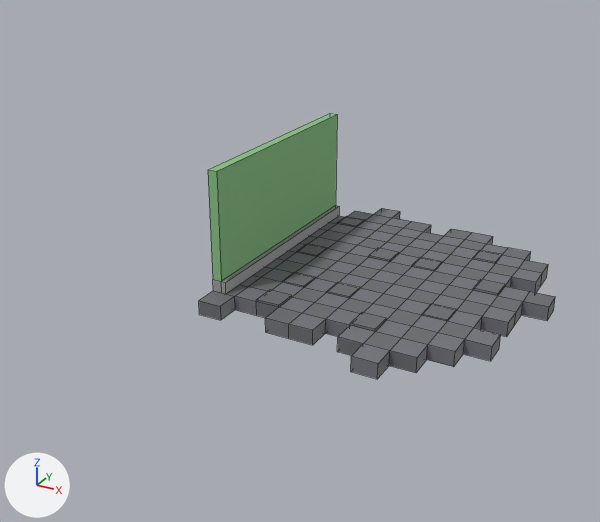
Renders of the FBX model Assets/Background.fbx from each side of a commit.
Rendered twice from a 50 mm camera at (12.4, -29.4, 14.3) aimed at (-2.2, -2.9, 1.1). Arrows for +X, +Y and +Z are at lower left; the lights stay in place. Mesh edges are drawn as thin lines. Where no turn or scale is listed for an object, it has been applied to the vertices.
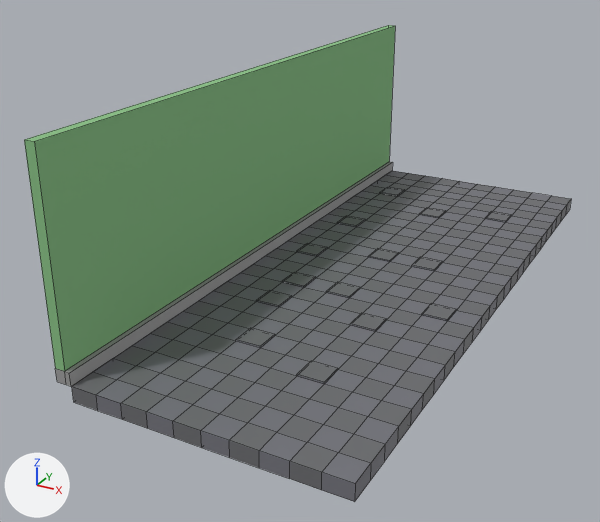
The change in detail:
me_cube_001 has 16 vertices, 14 faces and spans x -1.0..2.0, y -1.0..1.0, z -1.0..1.0.
me_cube_001 is used by ob_cube_001; location (-4.8, 0.0, 2.5); scale (0.2, 5.0, 2.5).
Before the commit, vertices of me_cube_001: 1 (-1.0, -1.0, 1.0) at pixel (207, 169), 3 (-1.0, 1.0, 1.0) at pixel (329, 113), 5 (1.0, -1.0, 1.0) at pixel (216, 171), 7 (1.0, 1.0, 1.0) at pixel (337, 114).
Part 1, on me_cube_001:
Vertices 1, 3, 5, 7 of me_cube_001 move by (0.0, 0.0, 1.2).
Mesh me_cube_003 is new.
It has 650 vertices, 648 faces and spans x -5.0..5.0, y -13.0..13.0, z -0.3..0.4.
Faces by material slot: [478, 170].
It uses material mat_leightcell (grey #74747d).
It uses material mat_darkcell (grey #6c6c70).
Object 'Cube.001' (ob_cube_001) moves from (-4.8, 0.0, 2.5) to (-5.4, 0.0, 2.5).
Object 'Cube.001' (ob_cube_001) is rescaled from (0.2, 5.0, 2.5) to (0.2, 13.0, 2.5).
Object 'Cube' (ob_cube) is deleted.
Object 'Cube.002' (ob_cube_002) is new; it shows me_cube_003.
Its location is (0.0, 0.0, -0.3).

Boxes (x1, y1, x2, y2) around the edits, measured in the pictures (600 x 522 px; the box of a moved part takes in the faces that stretch with it):
'Cube.002', added
    after: (72, 171, 571, 502)
    faces in mat_leightcell (grey #74747d): (93, 171, 566, 502)
    faces in mat_darkcell (grey #6c6c70): (72, 173, 571, 490)
'Cube.001', reshaped, moved, rescaled (182% wider, 99% taller)
    before: (208, 113, 339, 294)
    after: (24, 25, 395, 386)
'Cube', deleted
    before: (199, 208, 555, 379)
    faces in mat_leightcell (grey #74747d): (220, 208, 549, 379)
    faces in mat_darkcell (grey #6c6c70): (199, 212, 555, 379)
part 1 of me_cube_001, moved or reshaped
    before: (208, 113, 337, 281)
    after: (24, 25, 395, 371)
